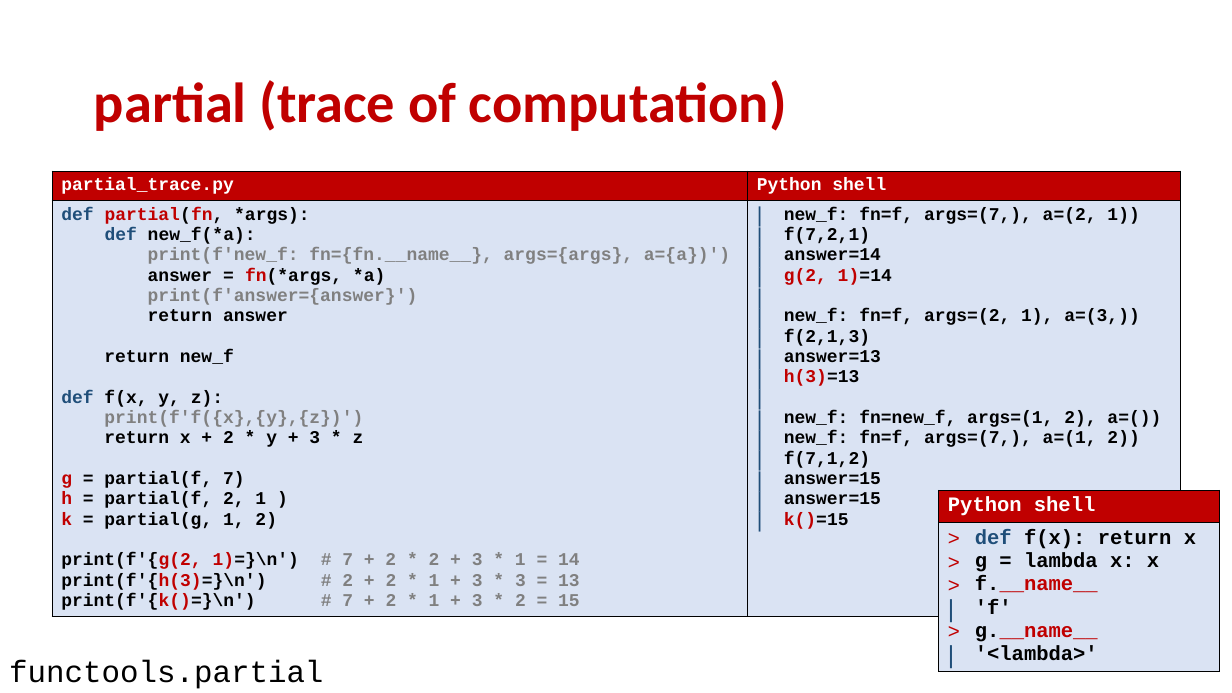
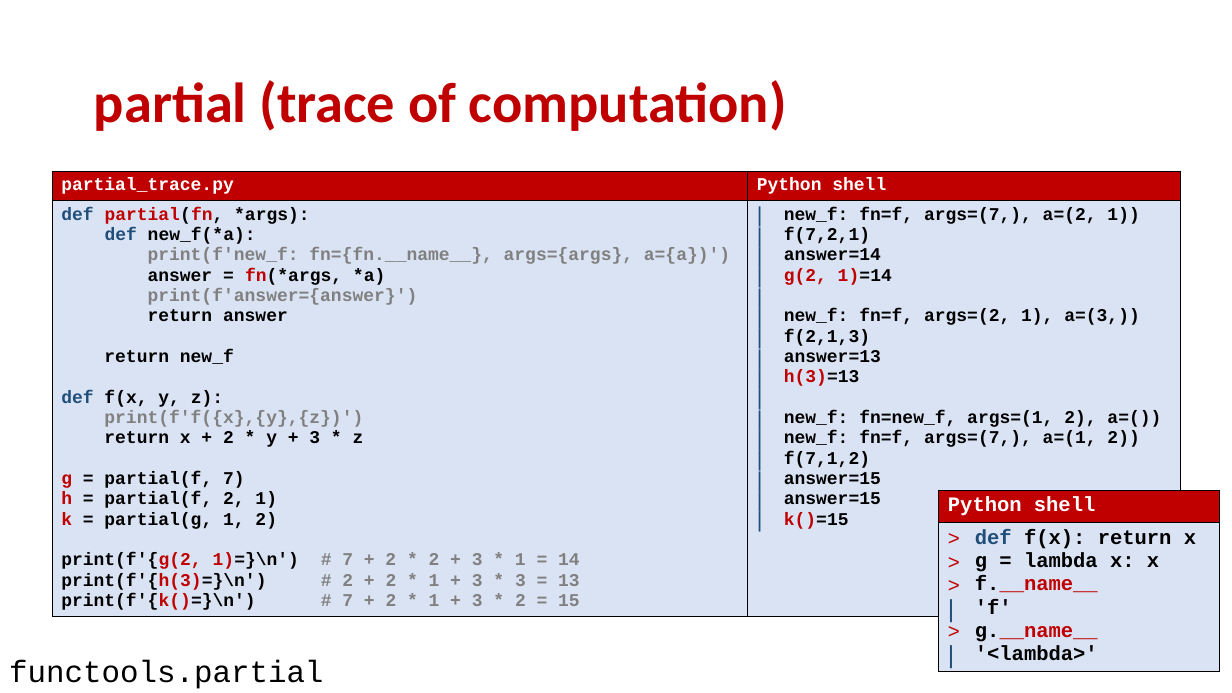
Before and after one commit to gsbrodal/gsbrodal.github.io, a slide deck: slide 21 of ipsa/slides/lambda.pptx. Drawn at 1232x693 pixels with LibreOffice and Linux fonts; fonts in the diff are those of the drawing. Boxes give left, top, right and bottom in pixels: in the first picture for what was removed or moved away, otherwise in the second. Text is boxed around its words. In the diff, an @@ line names an element or a change of style, - is before the commit and + after.

```diff
--- a/ipsa/slides/lambda.pptx
+++ b/ipsa/slides/lambda.pptx
@@ table at box(52, 171, 1180, 642) @@
-row 2, column 1: def partial(fn, *args): / def new_f(*a): / print(f'new_f: fn={fn.__name__}, args={args}, a={a})') / answer = fn(*args, *a) / print(f'answer={answer}') / return answer / return new_f / def f(x, y, z): / print(f'f({x},{y},{z})') / return x + 2 * y + 3 * z / g = partial(f, 7) / h = partial(f, 2, 1 ) / k = partial(g, 1, 2) / print(f'{g(2, 1)=}\n') # 7 + 2 * 2 + 3 * 1 = 14 / print(f'{h(3)=}\n') # 2 + 2 * 1 + 3 * 3 = 13 / print(f'{k()=}\n') # 7 + 2 * 1 + 3 * 2 = 15
+row 2, column 1: def partial(fn, *args): / def new_f(*a): / print(f'new_f: fn={fn.__name__}, args={args}, a={a})') / answer = fn(*args, *a) / print(f'answer={answer}') / return answer / return new_f / def f(x, y, z): / print(f'f({x},{y},{z})') / return x + 2 * y + 3 * z / g = partial(f, 7) / h = partial(f, 2, 1) / k = partial(g, 1, 2) / print(f'{g(2, 1)=}\n') # 7 + 2 * 2 + 3 * 1 = 14 / print(f'{h(3)=}\n') # 2 + 2 * 1 + 3 * 3 = 13 / print(f'{k()=}\n') # 7 + 2 * 1 + 3 * 2 = 15
```
Also in this commit, not shown: 6 other slides changed, 7 other files.
